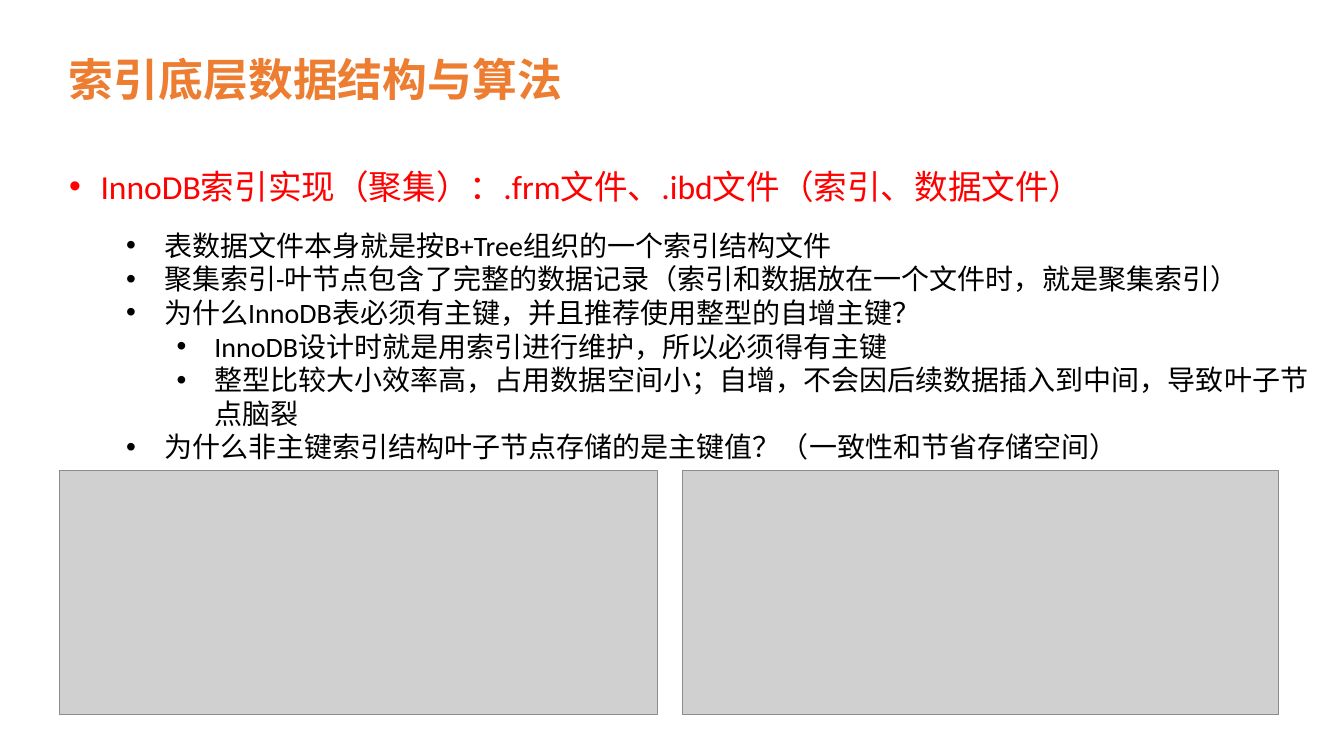
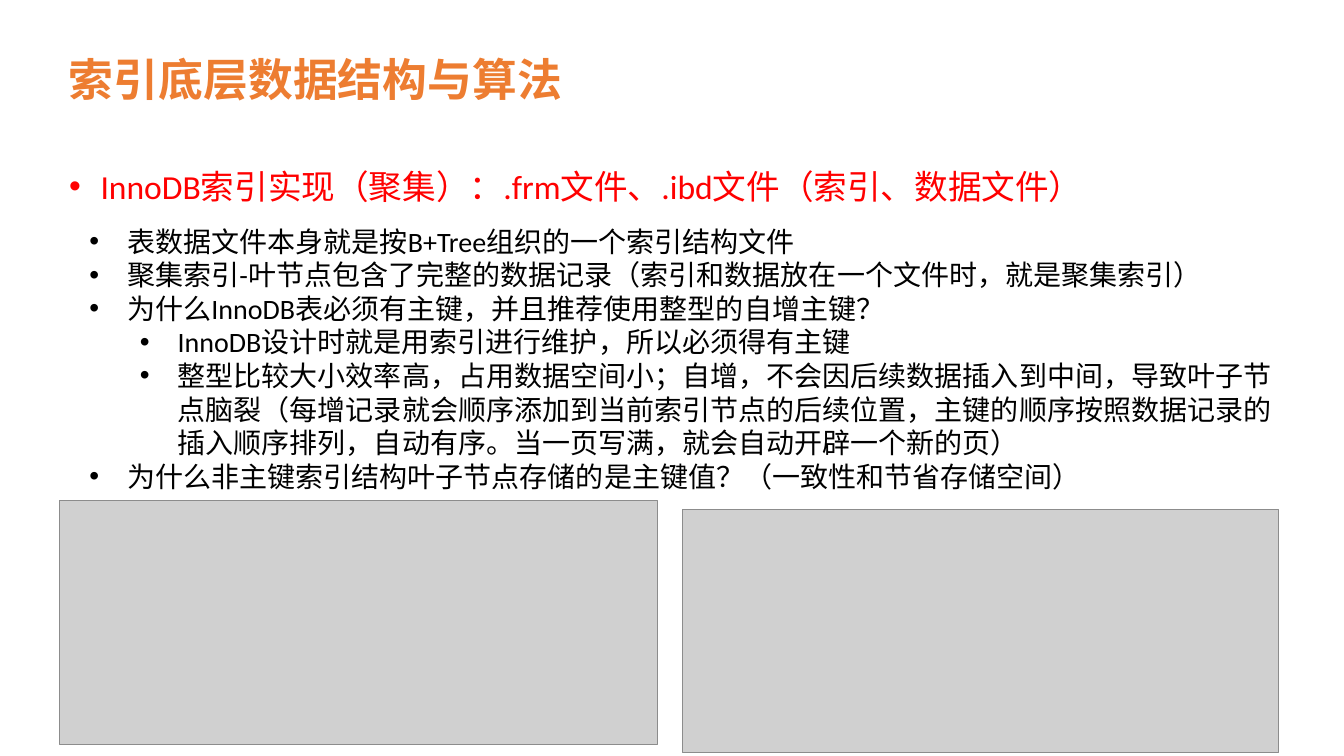
Before and after one commit to lei-zuquan/Jvm_Learn, a slide deck: slide 9 of src/main/java/com/java/z_exam/mysql/MySQL索引原理及如何建立高效索引.pptx. Drawn at 1344x756 pixels with LibreOffice and Linux fonts; fonts in the diff are those of the drawing; grey boxes stand for pictures. Boxes give left, top, right and bottom in pixels: in the first picture for what was removed or moved away, otherwise in the second. Text is boxed around its words. In the diff, an @@ line names an element or a change of style, - is before the commit and + after.

```diff
--- a/src/main/java/com/java/z_exam/mysql/MySQL索引原理及如何建立高效索引.pptx
+++ b/src/main/java/com/java/z_exam/mysql/MySQL索引原理及如何建立高效索引.pptx
@@ text "表数据文件本身就是按B+Tree组织的一个索引结构文件": place and size @@
-text "表数据文件本身就是按B+Tree组织的一个索引结构文件" at box(164, 232, 1308, 460)
+text "表数据文件本身就是按B+Tree组织的一个索引结构文件" at box(127, 228, 1272, 490)
@@ text at box(178, 362, 1272, 456): text changed @@
-  • 整型比较大小效率高，占用数据空间小；自增，不会因后续数据插入到中间，导致叶子节点脑裂
+  • 整型比较大小效率高，占用数据空间小；自增，不会因后续数据插入到中间，导致叶子节点脑裂（每增记录就会顺序添加到当前索引节点的后续位置，主键的顺序按照数据记录的插入顺序排列，自动有序。当一页写满，就会自动开辟一个新的页）
@@ picture: place and size @@
-picture at box(59, 471, 657, 715)
+picture at box(59, 501, 657, 745)
@@ picture: place and size @@
-picture at box(683, 471, 1278, 715)
+picture at box(683, 509, 1278, 753)
```
Also in this commit, not shown: 2 other slides changed, 6 other files.
